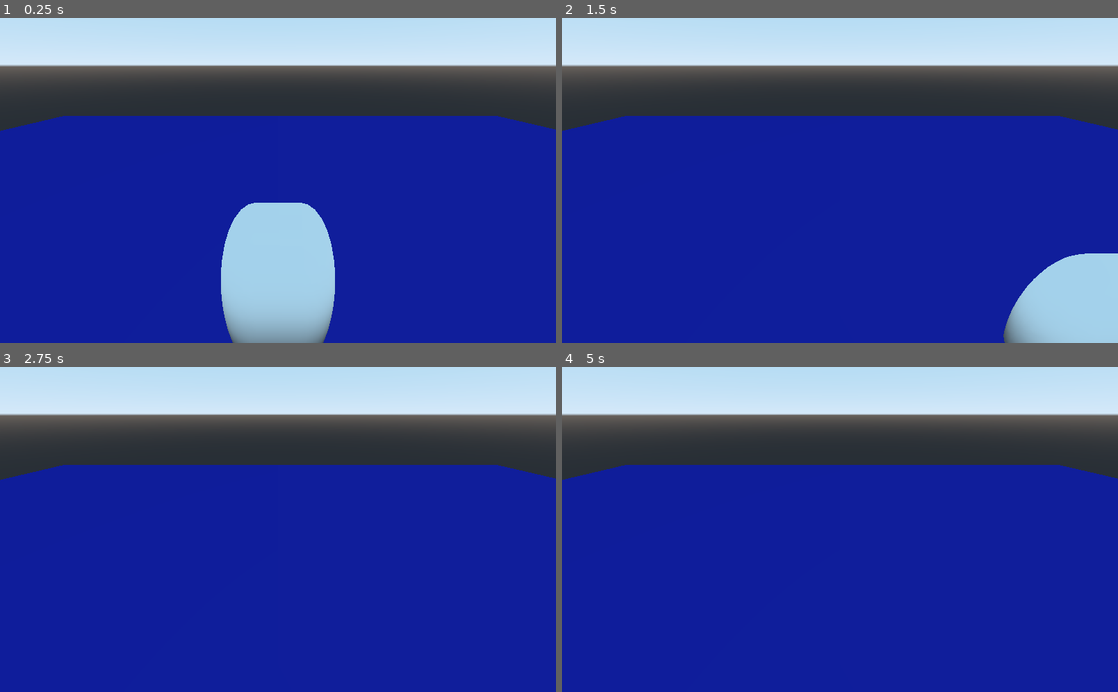
Above: before the commit, frames 1-4 (two rows, left to right).
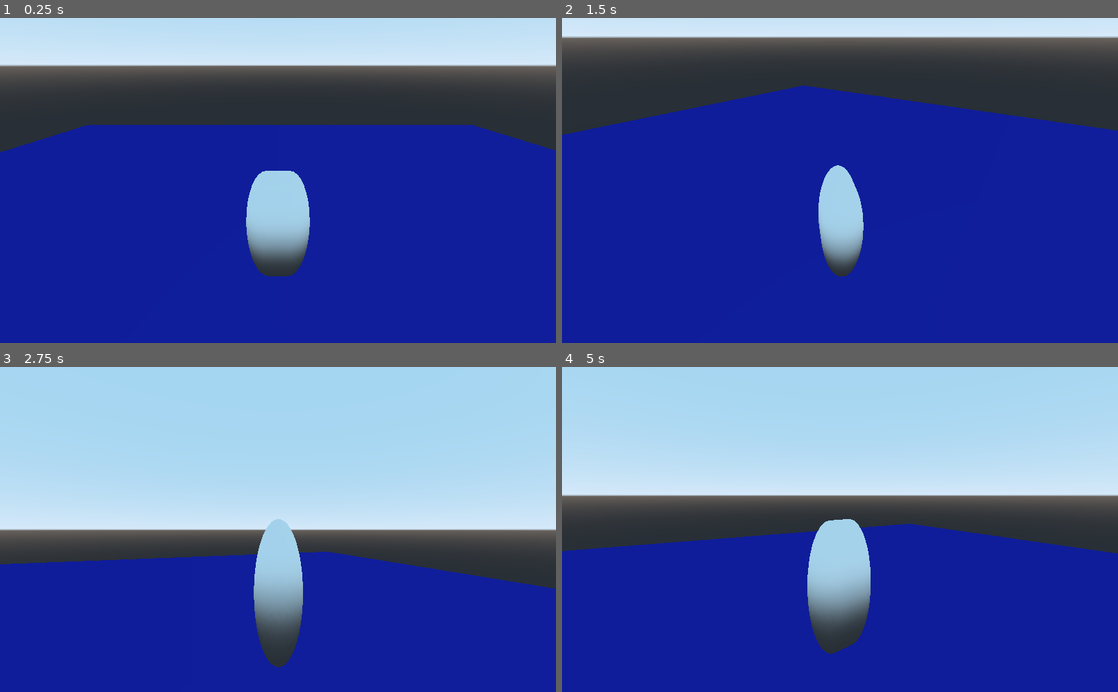
Above: after the commit, the same moments.

Repository: CoffeeStraw/Toutatis-Battle-System---DEMO
Game: Godot game, scene res://level/level.tscn
Two runs of this game, one before a commit and one after it. Both use one fixed random seed, a clock stepped at 60 frames per second and the inputs below.
Inputs (mouse positions are in pixels of both pictures, inside the frame that each line leads up to):
- Up to frame 1 (0.25 s): no input
- Up to frame 2 (1.5 s): move the mouse to (962, 164) at 0.52 s; hold D (move_r) 0.53-1.28 s; tap Shift (move_run, bound only after the commit) at 0.8, 1.35 s; move the mouse to (728, 196) at 1.27 s
- Up to frame 3 (2.75 s): tap D (move_r) at 1.55 s; move the mouse to (333, 458) at 2.02 s; hold S (move_bw) from 2.03 s (still down); tap Shift (move_run, bound only after the commit) at 2.3 s
- Up to frame 4 (5 s): move the mouse to (812, 594) at 2.77 s; release S (move_bw) at 2.78 s; tap W (move_fw) at 2.85 s; tap D (move_r) at 3.05, 4.35 s; tap Enter at 3.5 s; move the mouse to (1006, 578) at 3.52 s; hold A (move_l) 3.53-4.28 s; tap Shift (move_run, bound only after the commit) at 3.8 s; move the mouse to (673, 480) at 4.27 s

The runs differ from the first frame. In frame 1, 11% of the frame differs, in the area x 0-100%, y 30-100%; in frame 2, 23%; in frame 3, 59%, in the area x 0-100%, y 1-93%; in frame 4, 51%.

Commit message:
Added good WIP version of Camera system, implemented run system for the character, updated player script to make it configurable

Diff:
--- a/characters/player/Camera.gd
+++ /dev/null
@@ -1,5 +0,0 @@
-extends Camera
-
-func _ready():
-	# This detaches the camera transform from the parent spatial node
-	set_as_toplevel(true)
--- /dev/null
+++ b/characters/player/camera_follow.gd
@@ -0,0 +1,73 @@
+# ORIGINAL SCRIPT: Jaccomo Lorenz (https://github.com/Maujoe/godot-camera-control)
+# Edits: CoffeeStraw
+
+extends Camera
+
+# Mouse settings
+export (float, 0.0, 1.0) var sensitivity = 0.2
+export (float, 0.0, 0.999, 0.001) var smoothness = 0.8
+export var distance = 5.0
+export (int, 0, 360) var pitch_limit = 90
+
+# Intern variables.
+var _privot
+var _mouse_position = Vector2(0.0, 0.0)
+var _yaw = 0.0
+var _pitch = 0.0
+var _total_pitch = 0.0
+
+func _ready():
+	# Getting target, making independent from parents
+	_privot = self.get_parent()
+	set_as_toplevel(true)
+
+	# Hiding mouse
+	Input.set_mouse_mode(2)
+
+	# Enabling Physics Process
+	set_physics_process(true)
+	set_process(false)
+
+func _input(event):
+	# Getting mouse position when mouse movement is captured
+	if event is InputEventMouseMotion:
+		_mouse_position = event.relative
+
+func _physics_process(delta):
+	# Calling updates
+	_update_distance()
+	_update_mouselook()
+	_update_collision_detection()
+
+func _update_distance():
+	# Updating distance from target
+	var t = _privot.get_global_transform().origin
+	t.z -= distance
+	set_translation(t)
+
+func _update_mouselook():
+	# Updating mouse rotation over target
+	_mouse_position *= sensitivity
+	_yaw = _yaw * smoothness + _mouse_position.x * (1.0 - smoothness)
+	_pitch = _pitch * smoothness + _mouse_position.y * (1.0 - smoothness)
+	_mouse_position = Vector2(0, 0)
+
+	if pitch_limit < 360:
+		_pitch = clamp(_pitch, -pitch_limit - _total_pitch, pitch_limit - _total_pitch)
+
+	_total_pitch += _pitch
+
+	var target = _privot.get_global_transform().origin
+	var offset = get_global_transform().origin.distance_to(target)
+
+	set_translation(target)
+	rotate_y(deg2rad(-_yaw))
+	rotate_object_local(Vector3(1,0,0), deg2rad(-_pitch))
+	translate(Vector3(0.0, 0.0, offset))
+
+func _update_collision_detection():
+	# If collisions, try to move the camera to avoid the obstacle
+	var space_state = get_world().get_direct_space_state()
+	var obstacle = space_state.intersect_ray(_privot.get_global_transform().origin, get_global_transform().origin)
+	if not obstacle.empty():
+		set_translation(obstacle.position)
--- a/characters/player/player.gd
+++ b/characters/player/player.gd
@@ -1,25 +1,36 @@
+# Author: CoffeeStraw
+
 extends KinematicBody
 
-# CONSTANT (Configuration)
-const SPEED = 6
-const ACC = 3
-const DE_ACC = 6
-const GRAVITY = -9.81
+#  User Settings
+export (float, 1.0, 100.0) var speed = 6
+export (float, 1.0, 100.0) var acc = 3
+export (float, 1.0, 100.0) var de_acc = 6
+export (float, 1.0, 100.0) var gravity_mult = 3
 
 # Variables
-var camera
-var character
-var velocity = Vector3()
+var _camera
+var _character
+var _velocity = Vector3()
+var gravity = -9.81
 
 func _ready():
-	camera    = $Target/Camera
-	character = $"."
+	_camera    = $Target/Camera
+	_character = $"."
+
+	gravity *= gravity_mult
+
+func _input(ev):
+	if Input.is_action_just_pressed("move_run"):
+		speed = 20
+	elif Input.is_action_just_released("move_run"):
+		speed = 6
 
 func _physics_process(delta):
 
 	# PLAYER MOVEMENT
 	var dir = Vector3()
-	var cam_xform = camera.get_global_transform()
+	var cam_xform = _camera.get_global_transform()
 
 	# Taking the direction where player intend to walk to
 	if Input.is_action_pressed("move_fw"):
@@ -36,21 +47,21 @@
 
 	# Checking if Player is accelerating or de-accelerating,
 	# by calculating dot product between current direction of velocity and old one
-	var hv = velocity
+	var hv = _velocity
 	hv.y = 0
 
 	# If vectors are facing the same direction
-	var accel = DE_ACC
+	var current_acc = de_acc
 	if (dir.dot(hv) > 0):
-		accel = ACC
+		current_acc = acc
 
-	velocity = velocity.linear_interpolate(dir * SPEED, accel * delta)
-	velocity.y += delta * GRAVITY
-	velocity = move_and_slide(velocity, Vector3(0,1,0))
+	_velocity = _velocity.linear_interpolate(dir * speed, current_acc * delta)
+	_velocity.y += delta * gravity
+	_velocity = move_and_slide(_velocity, Vector3(0,1,0))
 
 	# If the player is moving, rotate him
 	if(dir != Vector3(0,0,0)):
-		var angle = atan2(velocity.x, velocity.z)
-		var char_rot = character.get_rotation()
+		var angle = atan2(_velocity.x, _velocity.z)
+		var char_rot = _character.get_rotation()
 		char_rot.y = angle
-		character.set_rotation(char_rot)
+		_character.set_rotation(char_rot)
--- a/characters/player/player.tscn
+++ b/characters/player/player.tscn
@@ -1,7 +1,7 @@
 [gd_scene load_steps=5 format=2]
 
 [ext_resource path="res://characters/player/player.gd" type="Script" id=1]
-[ext_resource path="res://characters/player/Camera.gd" type="Script" id=2]
+[ext_resource path="res://characters/player/camera_follow.gd" type="Script" id=2]
 
 [sub_resource type="CapsuleMesh" id=1]
 
@@ -16,7 +16,7 @@
 material/0 = null
 
 [node name="CollisionShape" type="CollisionShape" parent="."]
-transform = Transform( 0.5, 0, 0, 0, 1.5, 0, 0, 0, 0.5, 0, 1.5, 0 )
+transform = Transform( 0.5, 0, 0, 0, 1.5, 0, 0, 0, 0.5, 0, 0, 0 )
 shape = SubResource( 2 )
 
 [node name="Target" type="Spatial" parent="."]
--- a/level/level.tscn
+++ b/level/level.tscn
@@ -13,7 +13,6 @@
 [node name="Spatial" type="Spatial"]
 
 [node name="Floor" type="MeshInstance" parent="."]
-editor/display_folded = true
 transform = Transform( 20, 0, 0, 0, 20, 0, 0, 0, 20, 0.345524, -0.032044, -0.210386 )
 material_override = SubResource( 1 )
 mesh = SubResource( 2 )
--- a/project.godot
+++ b/project.godot
@@ -41,6 +41,11 @@
 "events": [ Object(InputEventKey,"resource_local_to_scene":false,"resource_name":"","device":0,"alt":false,"shift":false,"control":false,"meta":false,"command":false,"pressed":false,"scancode":68,"unicode":0,"echo":false,"script":null)
  ]
 }
+move_run={
+"deadzone": 0.5,
+"events": [ Object(InputEventKey,"resource_local_to_scene":false,"resource_name":"","device":0,"alt":false,"shift":false,"control":false,"meta":false,"command":false,"pressed":false,"scancode":16777237,"unicode":0,"echo":false,"script":null)
+ ]
+}
 
 [rendering]
 
